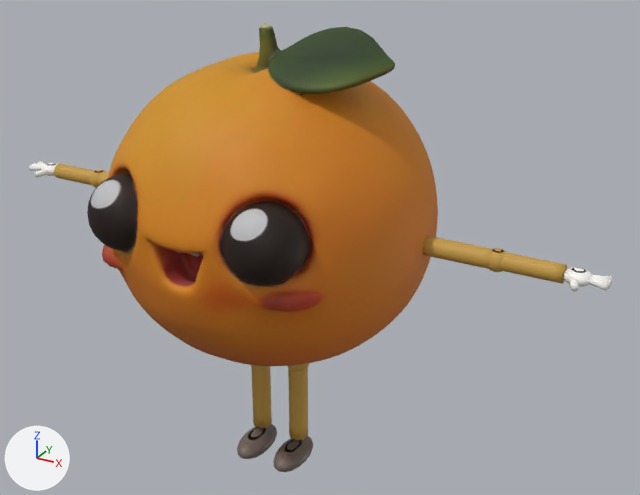
Before and after pictures for a commit that changed the glTF model public/models/personages/orange.glb.
Before and after are seen from a camera (50 mm lens) standing at (1.68, -2.68, 2.33) and looking at (0.15, 0.1, 0.94). Lighting does not change. The marker at lower left points along +X, +Y and +Z. The picture after the commit comes second. Vertices at exactly the same position are counted once.

Script lines for the objects in view, before the commit:
```python
me_mesh = bpy.data.meshes.new('Mesh')
me_mesh.from_pydata(...)  # 7052 vertices, 14040 faces; spans x -1.26..1.26, y -0.63..0.63, z 0.0..1.8
# faces by material slot: [9784, 2720, 960, 576]
me_mesh.materials.append(mat_orange)
me_mesh.materials.append(mat_orange_skin)  # orange #c39b45
me_mesh.materials.append(mat_glove)  # white #faf8f3
me_mesh.materials.append(mat_shoe)  # brown #6f6159
ob_body = bpy.data.objects.new('Body', me_mesh)
ob_body.location = (0.0, 0.0, 0.0)
```
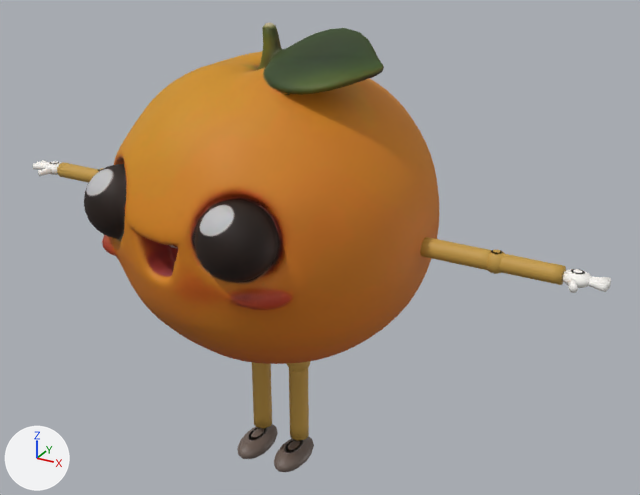
Patch to the scene script:
```diff
--- a/public/models/personages/orange.glb.py
+++ b/public/models/personages/orange.glb.py
@@ me_mesh @@
 # used by ob_body; location = (0.0, 0.0, 0.0)
-me_mesh.from_pydata(...)  # 7052 vertices, 14040 faces; spans x -1.26..1.26, y -0.63..0.63, z 0.0..1.8
+me_mesh.from_pydata(...)  # 7052 vertices, 14040 faces; spans x -1.26..1.26, y -0.65..0.65, z 0.0..1.8
+# me_mesh part 1: the loose piece of 4892 vertices spanning x -0.62..0.62, y -0.63..0.63, z 0.55..1.8 is turned -10 degrees about the z axis through its middle, then moved by (0.0, 0.02, 0.0)
+# me_mesh part 2: the loose piece of 199 vertices spanning x -1.11..-0.59, y -0.02..0.05, z 1.04..1.11 is moved by (0.0, 0.02, 0.0)
+# me_mesh part 3: the loose piece of 146 vertices spanning x -0.92..-0.84, y -0.02..0.06, z 1.03..1.12 is moved by (0.0, 0.02, 0.0)
+# me_mesh part 4: the loose piece of 146 vertices spanning x -1.2..-1.1, y -0.03..0.06, z 1.05..1.1 is moved by (0.0, 0.02, 0.0)
+# me_mesh part 5: the loose piece of 72 vertices spanning x -1.26..-1.18, y -0.02..0.06, z 1.06..1.09 is moved by (0.0, 0.02, 0.0)
+# me_mesh part 6: the loose piece of 26 vertices spanning x -1.18..-1.13, y -0.07..0.0, z 1.06..1.09 is moved by (0.0, 0.02, 0.0)
+# other edits to the shape of me_mesh do not show in these pictures
 me_mesh.materials.append(mat_orange)
```

Where the change shows, as pixel boxes (x1, y1, x2, y2) in the pictures (640 x 495 px; the box of a moved part takes in the faces that stretch with it):
'Body', reshaped
    before: (29, 24, 612, 472)
    after: (33, 23, 611, 472)
part 1 of me_mesh, moved or reshaped
    before: (87, 24, 438, 366)
    after: (84, 23, 439, 364)
part 2 of me_mesh, moved or reshaped
    before: (54, 164, 109, 185)
    after: (57, 162, 98, 183)
part 3 of me_mesh, moved or reshaped (mostly hidden afterwards)
    before: (90, 170, 105, 188)
    after: (94, 168, 104, 175)
part 4 of me_mesh, moved or reshaped
    before: (41, 163, 57, 176)
    after: (44, 161, 61, 175)
part 5 of me_mesh, moved or reshaped
    before: (29, 161, 45, 171)
    after: (33, 160, 48, 170)
part 6 of me_mesh, moved or reshaped
    before: (35, 169, 49, 178)
    after: (38, 168, 52, 176)
